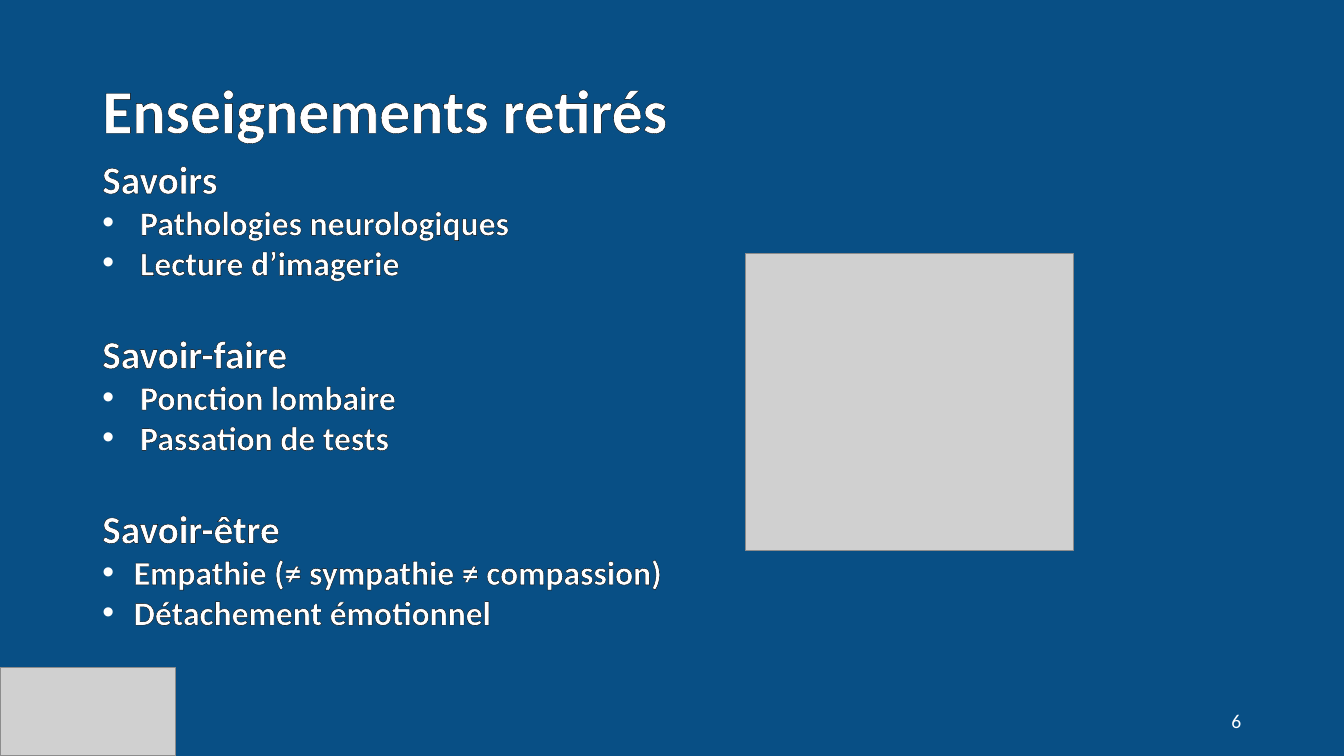
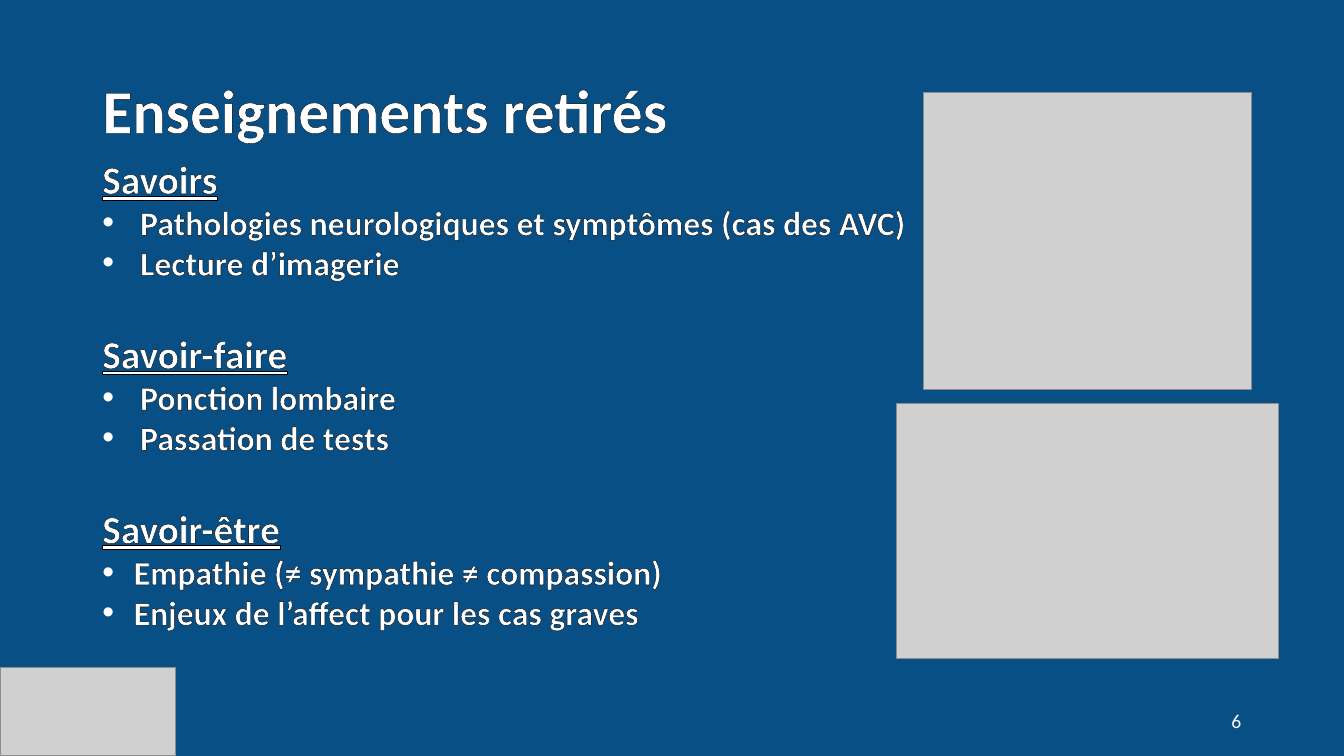
Before and after one commit to tristanlepare/rapport-de-stage-neurologie, a slide deck: slide 6 of Présentation rapport de stage/Présentation rapport de stage en neurologie.pptx. Drawn at 1344x756 pixels with LibreOffice and Linux fonts; fonts in the diff are those of the drawing; grey boxes stand for pictures. Boxes give left, top, right and bottom in pixels: in the first picture for what was removed or moved away, otherwise in the second. Text is boxed around its words. In the diff, an @@ line names an element or a change of style, - is before the commit and + after.

```diff
--- a/Présentation rapport de stage/Présentation rapport de stage en neurologie.pptx
+++ b/Présentation rapport de stage/Présentation rapport de stage en neurologie.pptx
@@ picture: place and size @@
-picture at bbox=[746, 254, 1074, 552]
+picture at bbox=[925, 92, 1252, 389]
@@ text at bbox=[102, 166, 287, 550]: underline on in "Savoirs", "Savoir-faire", "Savoir-être" @@
@@ text at bbox=[140, 210, 905, 241]: text changed @@
-• Pathologies neurologiques
+• Pathologies neurologiques et symptômes (cas des AVC)
@@ picture added at bbox=[897, 404, 1279, 659] @@
@@ text at bbox=[134, 601, 638, 631]: text changed @@
-• Détachement émotionnel
+• Enjeux de l’affect pour les cas graves
```
Also in this commit, not shown: 5 other slides changed, 3 other files.
